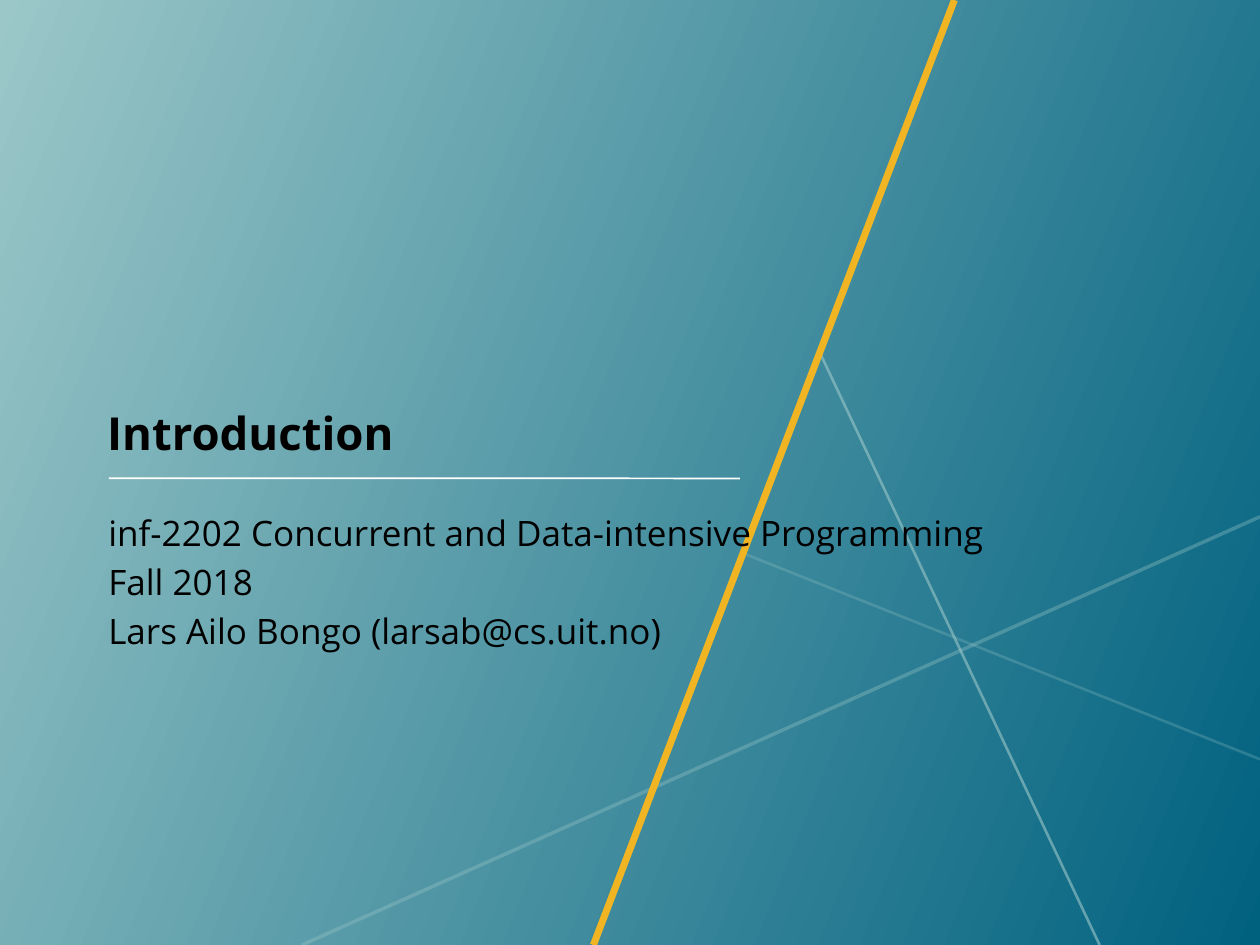
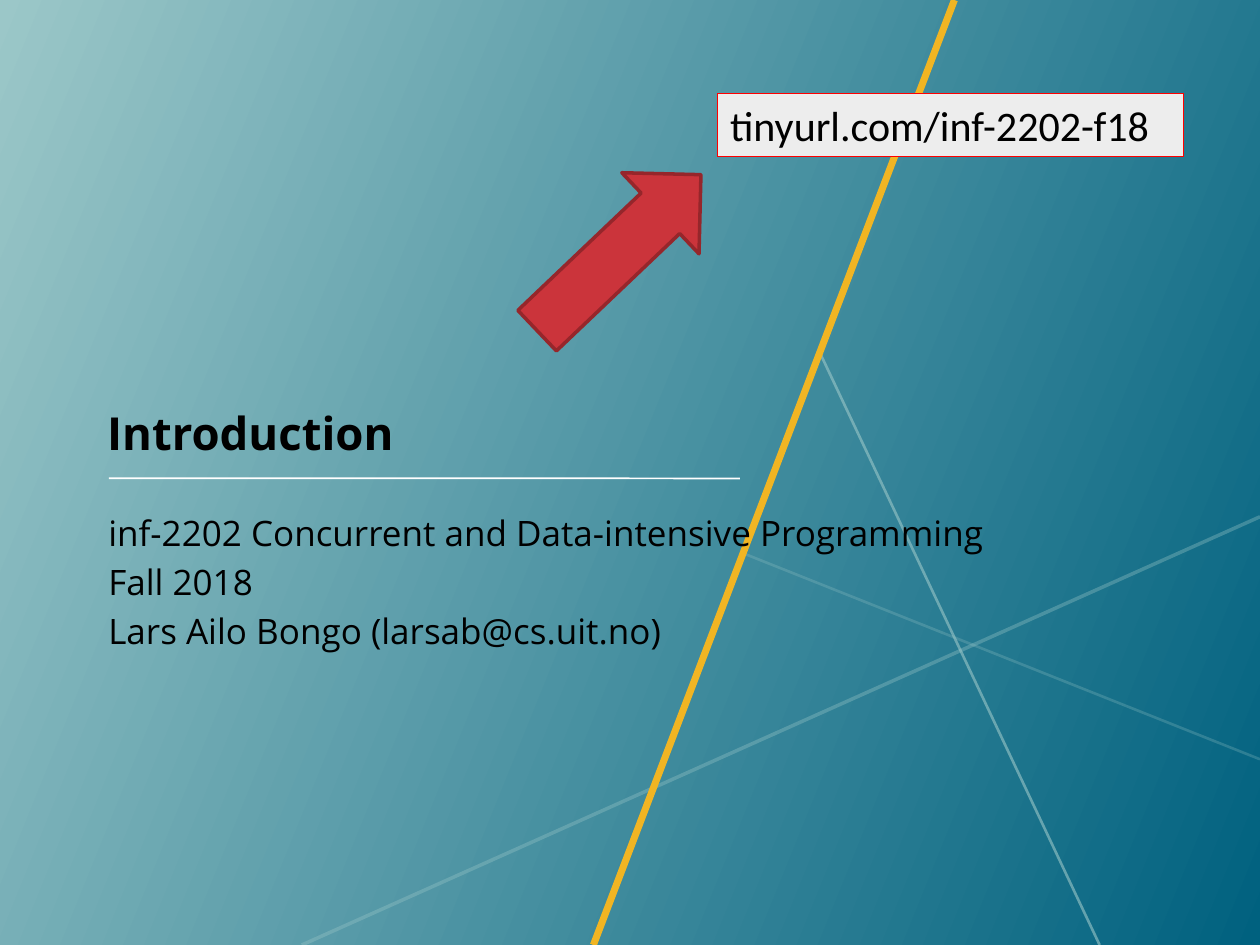
Before and after one commit to uit-inf-2202-f18/uit-inf-2202-f18.github.io, a slide deck: slide 1 of lectures/01-introduction.pptx. Drawn at 1260x945 pixels with LibreOffice and Linux fonts; fonts in the diff are those of the drawing; background and template pictures are left out. Boxes give left, top, right and bottom in pixels: in the first picture for what was removed or moved away, otherwise in the second. Text is boxed around its words. In the diff, an @@ line names an element or a change of style, - is before the commit and + after.

Commit message:
Updated introduction slides

```diff
--- a/lectures/01-introduction.pptx
+++ b/lectures/01-introduction.pptx
@@ rectangle added at box(718, 93, 1184, 156), fill #EDEDED, outline #FF0000 0.75 pt, 24 pt, text #000000 @@
+tinyurl.com/inf-2202-f18
@@ right arrow added at box(499, 134, 741, 371), fill #CB343B, outline #96262C 2 pt @@
```
Also in this commit, not shown: 1 other slide changed.
